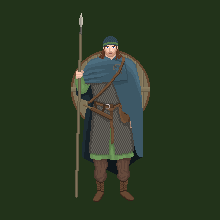
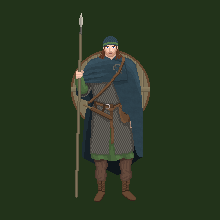
Before/after of a (220, 220) layered artwork. What changed in the layer stack:
added layer "Pasted Layer #1" (multiply) above "Background" over left=83, top=56, right=143, bottom=157
painted on "Background" over left=75, top=56, right=137, bottom=202
